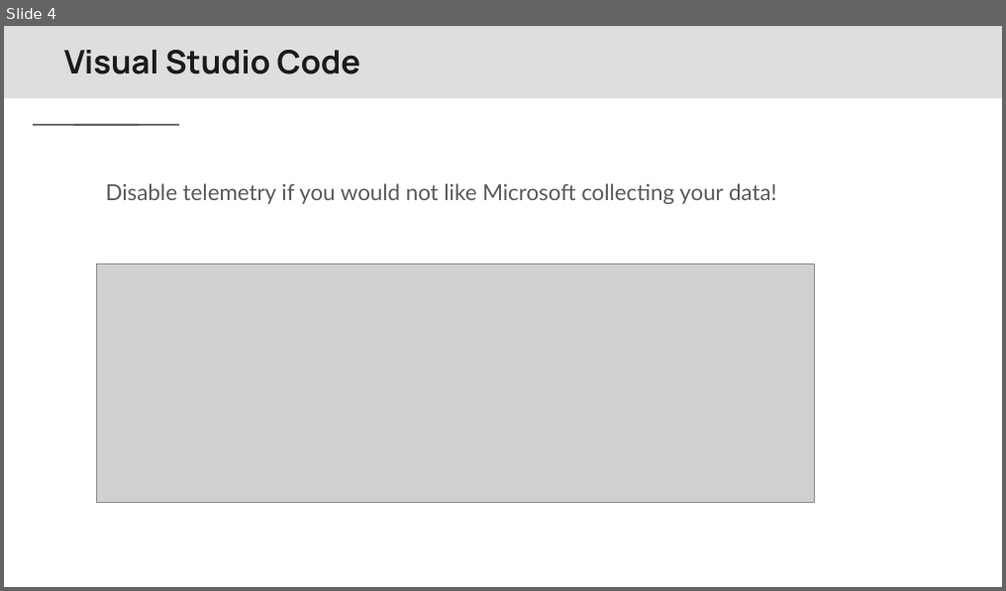
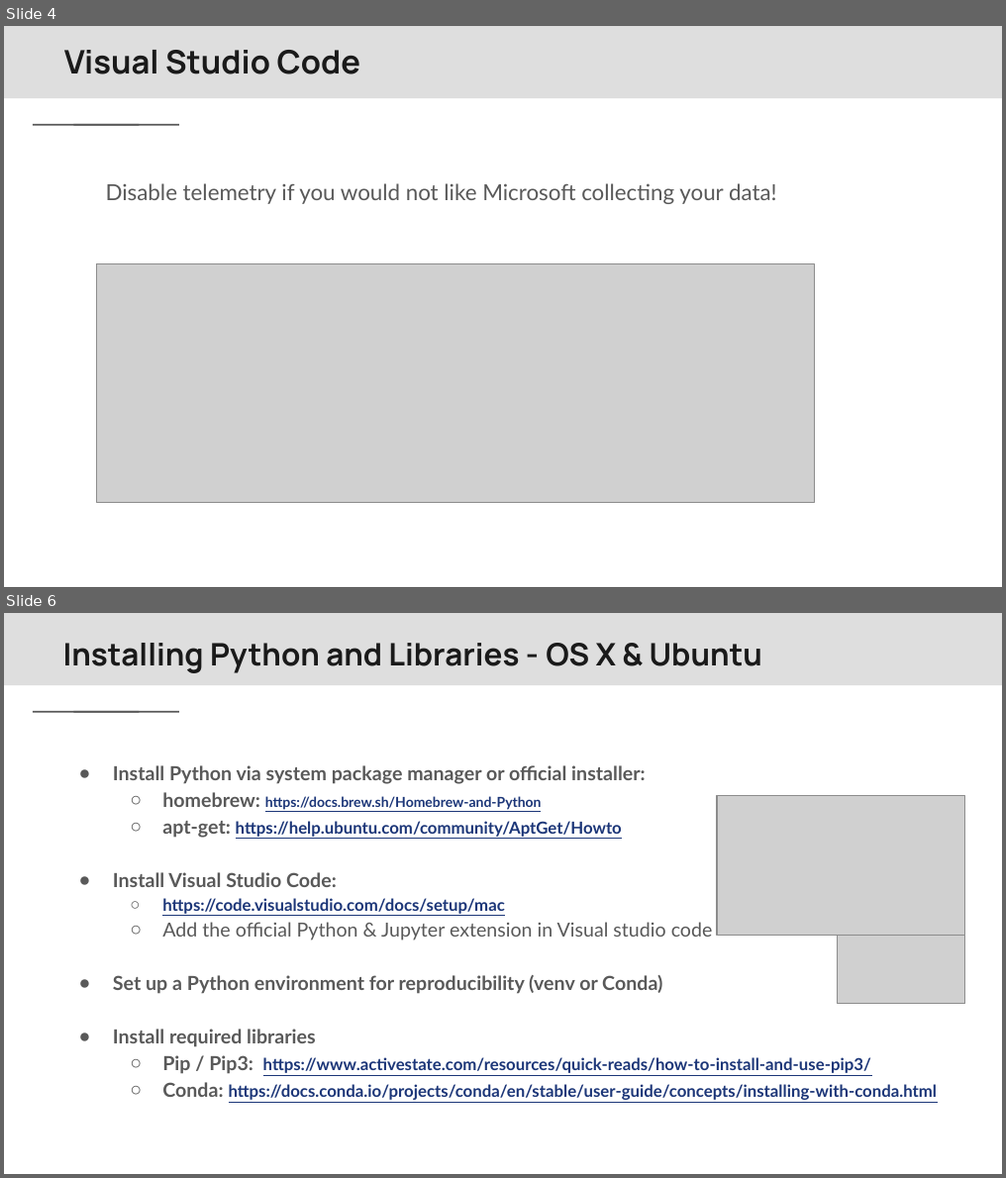
Before and after one commit to Center-for-Health-Data-Science/PythonTsunami, a slide deck: slides/Python Tsunami Local Installations vs code.pptx. Shown one above the other, each under a label of ours: slide 4 before the commit, slides 4 and 6 after it; the slides between them are not shown. The pictures are 1006x591 and 1006x1178 pixels, drawn with LibreOffice and Linux fonts; fonts in the diff are those of the drawing; grey boxes stand for pictures; background and template pictures are left out. Boxes give left, top, right and bottom in pixels: in the first picture for what was removed or moved away, otherwise in the second. Text is boxed around its words. In the diff, an @@ line names an element or a change of style, - is before the commit and + after.

Commit message:
installation slides update

```diff
--- a/slides/Python Tsunami Local Installations vs code.pptx
+++ b/slides/Python Tsunami Local Installations vs code.pptx
@@ slide 6 added at <box>4,613,1002,1174</box>, background #FFFFFF; not listed: 3 template elements that a slide beside it also shows @@
@@ text added at <box>63,643,762,673</box>, 22.4 pt, text #1A1A1A, bold @@
+Installing Python and Libraries - OS X & Ubuntu
@@ text added at <box>113,765,938,1100</box>, 12 pt, text #1C3678, bold, underline @@
+● Install Python via system package manager or official installer:
+  ○ homebrew: https://docs.brew.sh/Homebrew-and-Python
+  ○ apt-get: https://help.ubuntu.com/community/AptGet/Howto
+● Install Visual Studio Code:
+  ○ https://code.visualstudio.com/docs/setup/mac
+  ○ Add the official Python & Jupyter extension in Visual studio code
+● Set up a Python environment for reproducibility (venv or Conda)
+● Install required libraries
+  ○ Pip / Pip3: https://www.activestate.com/resources/quick-reads/how-to-install-and-use-pip3/
+  ○ Conda: https://docs.conda.io/projects/conda/en/stable/user-guide/concepts/installing-with-conda.html
@@ picture added at <box>717,795,965,936</box> @@
@@ picture added at <box>838,876,965,1004</box> @@
```
Also in this commit, not shown: 9 slides changed, 3 other slides added, 1 other file.
